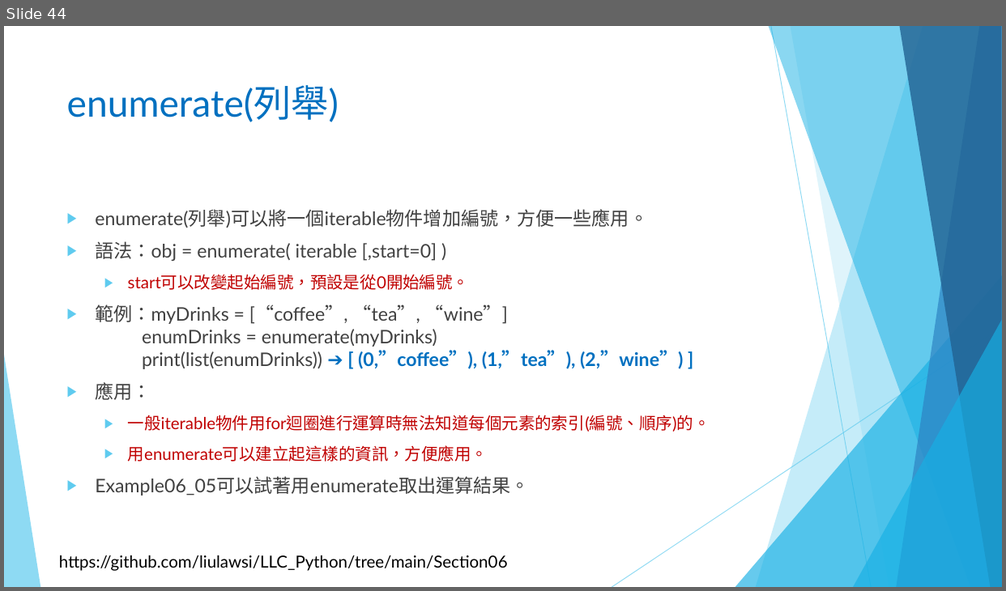
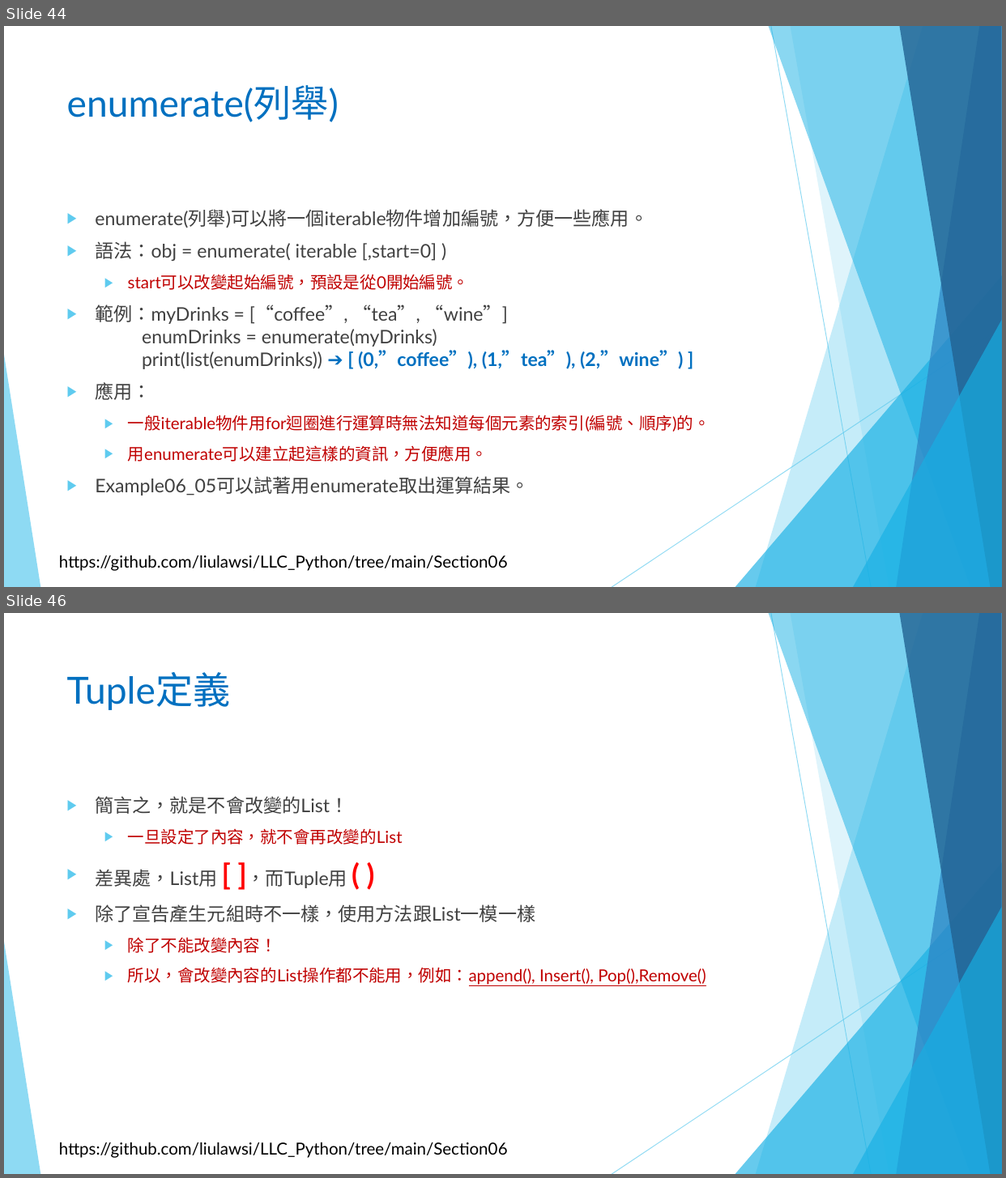
Before and after one commit to liulawsi/My_PPTs, a slide deck: LCC/Python/06_串列(List)一定要認識.pptx. Shown one above the other, each under a label of ours: slide 44 before the commit, slides 44 and 46 after it; the slides between them are not shown. The pictures are 1006x591 and 1006x1178 pixels, drawn with LibreOffice and Linux fonts; fonts in the diff are those of the drawing; background and template pictures are left out. Boxes give left, top, right and bottom in pixels: in the first picture for what was removed or moved away, otherwise in the second. Text is boxed around its words. In the diff, an @@ line names an element or a change of style, - is before the commit and + after.

```diff
--- a/LCC/Python/06_串列(List)一定要認識.pptx
+++ b/LCC/Python/06_串列(List)一定要認識.pptx
@@ slide 46 added at [4, 613, 1002, 1174], background #FFFFFF; not listed: 11 template elements that a slide beside it also shows @@
@@ title added at [67, 672, 231, 710], 36 pt, text #0070C0 @@
+Tuple定義
@@ text added at [95, 796, 706, 986], 16 pt, text #C00000 @@
+▶ 簡言之，就是不會改變的List！
+  ▶ 一旦設定了內容，就不會再改變的List
+▶ 差異處，List用 [ ]，而Tuple用 ( )
+▶ 除了宣告產生元組時不一樣，使用方法跟List一模一樣
+  ▶ 除了不能改變內容！
+  ▶ 所以，會改變內容的List操作都不能用，例如：append(), Insert(), Pop(),Remove()
```
Also in this commit, not shown: 2 slides changed, 2 other slides added, 1 other file.
